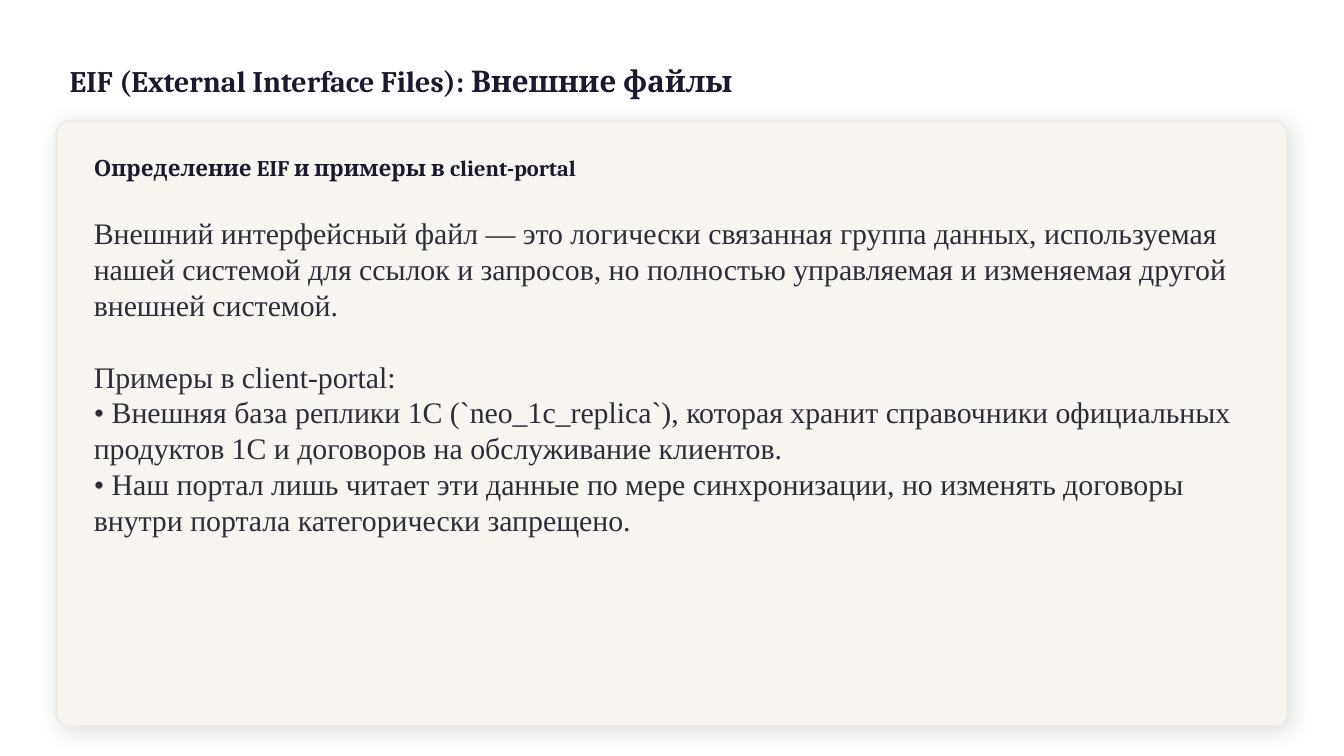
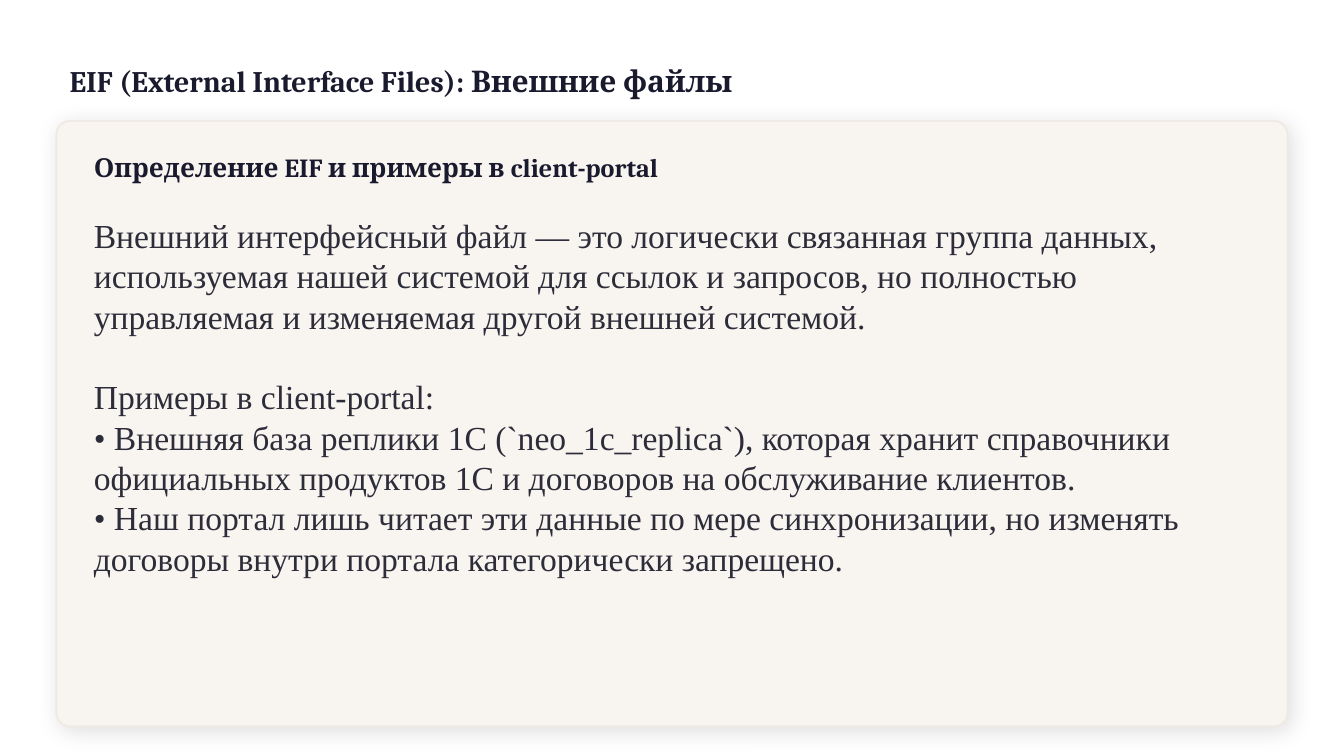
Before and after one commit to x2latte/tppo-presentation-hub--3-, a slide deck: slide 9 of presentations/output/P5_Функциональные_точки.pptx. Drawn at 1344x756 pixels with LibreOffice and Linux fonts; fonts in the diff are those of the drawing. Boxes give left, top, right and bottom in pixels: in the first picture for what was removed or moved away, otherwise in the second. Text is boxed around its words. In the diff, an @@ line names an element or a change of style, - is before the commit and + after.

```diff
--- a/presentations/output/P5_Функциональные_точки.pptx
+++ b/presentations/output/P5_Функциональные_точки.pptx
@@ text "Определение EIF и примеры в ..." at (x1=94, y1=158, x2=658, y2=184): size 12 to 14 pt @@
@@ text "Внешний интерфейсный файл — это ..." at (x1=94, y1=224, x2=1179, y2=577): size 16 to 18 pt @@
```
Also in this commit, not shown: 12 other slides changed, 1 slide added, 9 other files.
